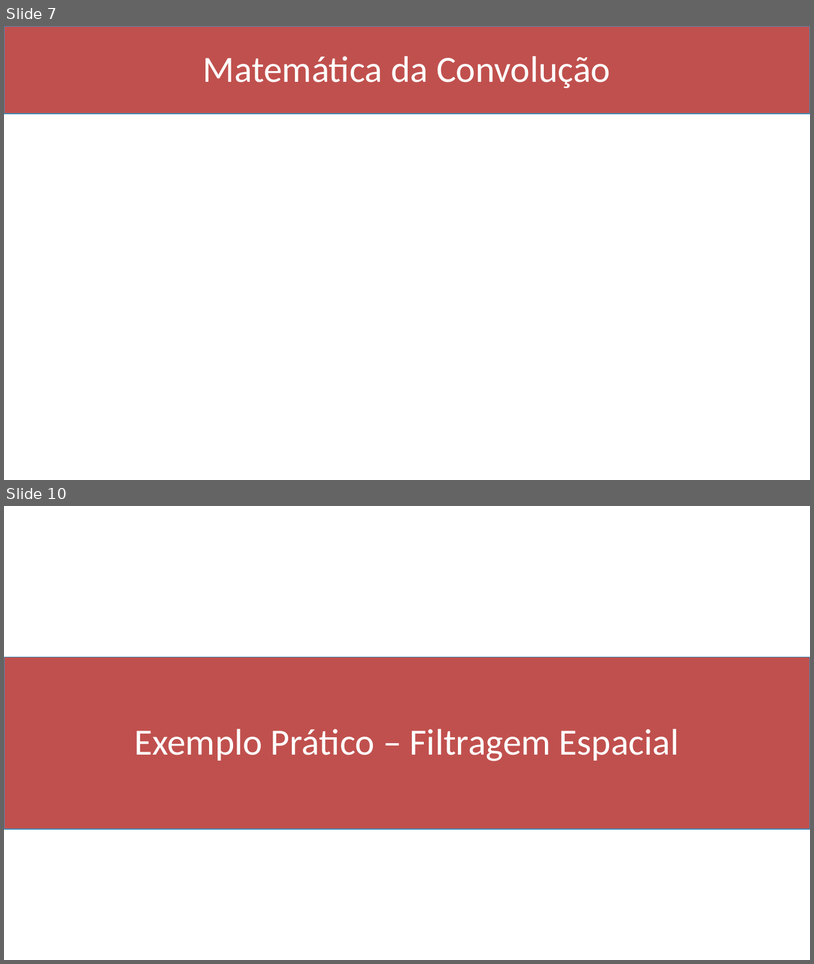
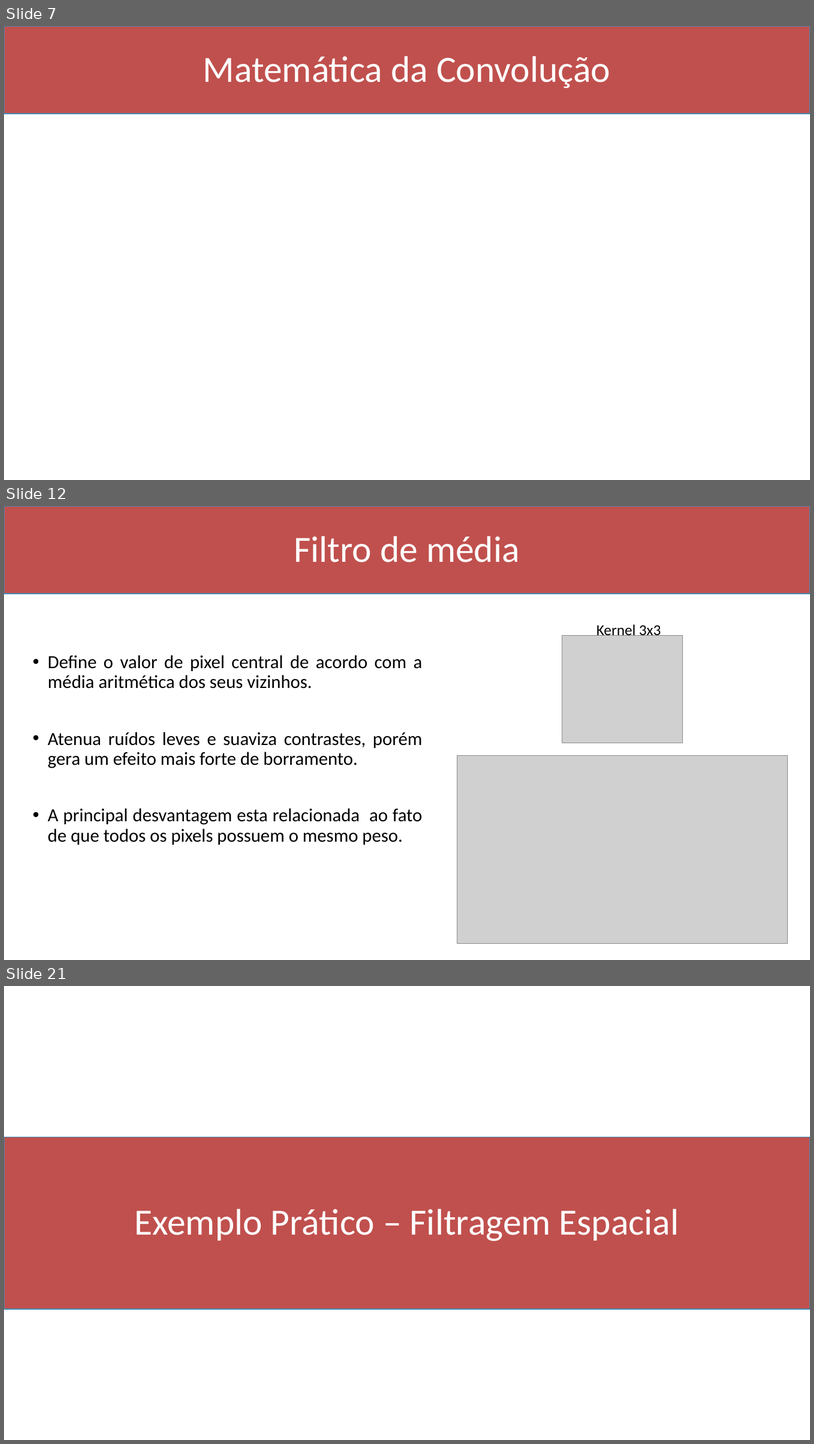
Before and after one commit to Marcio-Salmazo/Aulas, a slide deck: UNIUBE-PDI/Slides/05 - Convolucao.pptx. Shown one above the other, each under a label of ours: slides 7 and 10 before the commit, slides 7, 12 and 21 after it; the slides between them are not shown. The pictures are 814x964 and 814x1444 pixels, drawn with LibreOffice and Linux fonts; fonts in the diff are those of the drawing; grey boxes stand for pictures. Boxes give left, top, right and bottom in pixels: in the first picture for what was removed or moved away, otherwise in the second. Text is boxed around its words. In the diff, an @@ line names an element or a change of style, - is before the commit and + after.

```diff
--- a/UNIUBE-PDI/Slides/05 - Convolucao.pptx
+++ b/UNIUBE-PDI/Slides/05 - Convolucao.pptx
@@ slide 12 added at (4,506,810,960), background #FFFFFF @@
@@ rectangle added at (4,506,810,594), fill #C0504D, outline #418AB3 1 pt @@
@@ title added at (294,536,520,562), 44 pt, text #FFFFFF @@
+Filtro de média
@@ text added at (597,624,661,639), 18 pt, text #000000 @@
+Kernel 3x3
@@ picture added at (563,636,683,743) @@
@@ text added at (48,655,423,844), 22 pt, text #000000 @@
+• Define o valor de pixel central de acordo com a média aritmética dos seus vizinhos.
+• Atenua ruídos leves e suaviza contrastes, porém gera um efeito mais forte de borramento.
+• A principal desvantagem esta relacionada ao fato de que todos os pixels possuem o mesmo peso.
@@ picture added at (458,755,788,943) @@
@@ what was slide 10 is now slide 21 @@
```
Also in this commit, not shown: 2 slides changed, 10 other slides added, 2 other files.
